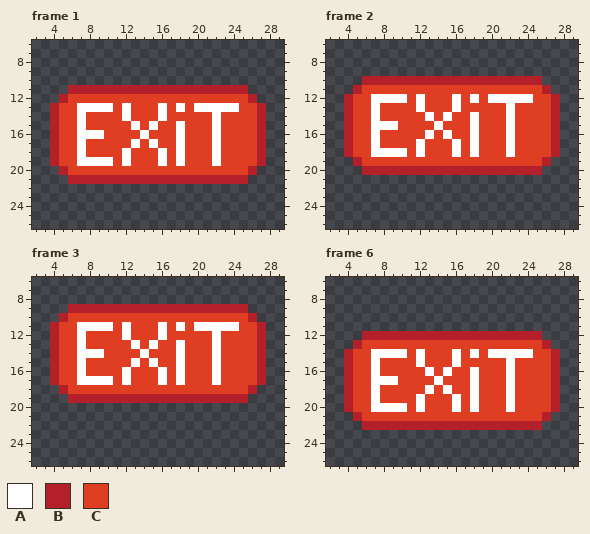
Two versions of one pixel-art file, TFG_GAME/assets/sprites/other/exit_tp.aseprite. This is how it looked before the edit.
32x32 pixels, 8 frames. Shown: frame 1: x 2..29, y 6..26; frame 2: x 2..29, y 6..26; frame 3: x 2..29, y 6..26; frame 6: x 2..29, y 6..26. The commit also changed other frames, which this record leaves out.
Palette (. is transparent): A #ffffff  B #b4202a  C #df3e23
Pixels before, frame 1, first column x 4:
11 ..BBBBBBBBBBBBBBBBBBBB..
12 .BCCCCCCCCCCCCCCCCCCCCB.
13 BCCAAAACACCCACACAAAAACCB
14 BCCACCCCACCCACCCCCACCCCB
15 BCCACCCCCACACCACCCACCCCB
16 BCCAAACCCCACCCACCCACCCCB
17 BCCACCCCCACACCACCCACCCCB
18 BCCACCCCACCCACACCCACCCCB
19 BCCAAAACACCCACACCCACCCCB
20 .BCCCCCCCCCCCCCCCCCCCCB.
21 ..BBBBBBBBBBBBBBBBBBBB..
Pixels before, frame 2, first column x 4:
10 ..BBBBBBBBBBBBBBBBBBBB..
11 .BCCCCCCCCCCCCCCCCCCCCB.
12 BCCAAAACACCCACACAAAAACCB
13 BCCACCCCACCCACCCCCACCCCB
14 BCCACCCCCACACCACCCACCCCB
15 BCCAAACCCCACCCACCCACCCCB
16 BCCACCCCCACACCACCCACCCCB
17 BCCACCCCACCCACACCCACCCCB
18 BCCAAAACACCCACACCCACCCCB
19 .BCCCCCCCCCCCCCCCCCCCCB.
20 ..BBBBBBBBBBBBBBBBBBBB..
Pixels before, frame 3, first column x 4:
 9 ..BBBBBBBBBBBBBBBBBBBB..
10 .BCCCCCCCCCCCCCCCCCCCCB.
11 BCCAAAACACCCACACAAAAACCB
12 BCCACCCCACCCACCCCCACCCCB
13 BCCACCCCCACACCACCCACCCCB
14 BCCAAACCCCACCCACCCACCCCB
15 BCCACCCCCACACCACCCACCCCB
16 BCCACCCCACCCACACCCACCCCB
17 BCCAAAACACCCACACCCACCCCB
18 .BCCCCCCCCCCCCCCCCCCCCB.
19 ..BBBBBBBBBBBBBBBBBBBB..
Pixels before, frame 6, first column x 4:
12 ..BBBBBBBBBBBBBBBBBBBB..
13 .BCCCCCCCCCCCCCCCCCCCCB.
14 BCCAAAACACCCACACAAAAACCB
15 BCCACCCCACCCACCCCCACCCCB
16 BCCACCCCCACACCACCCACCCCB
17 BCCAAACCCCACCCACCCACCCCB
18 BCCACCCCCACACCACCCACCCCB
19 BCCACCCCACCCACACCCACCCCB
20 BCCAAAACACCCACACCCACCCCB
21 .BCCCCCCCCCCCCCCCCCCCCB.
22 ..BBBBBBBBBBBBBBBBBBBB..
After the commit:
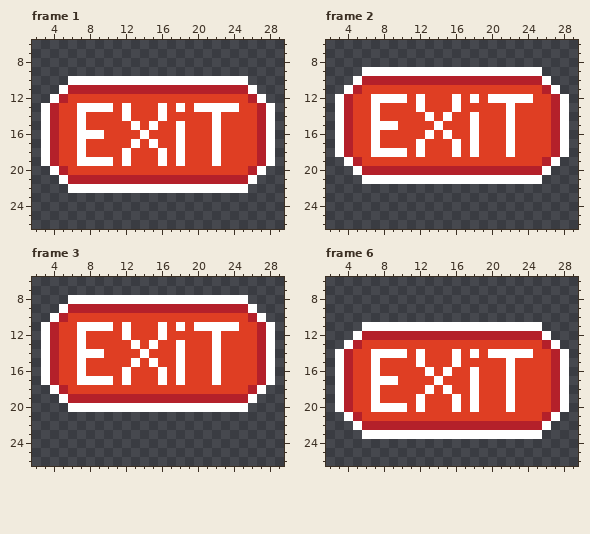
Edits made:
Changed rows in their new state; - is an unchanged pixel.
Frame 1:
first column x 3:
10 ---AAAAAAAAAAAAAAAAAAAA---
11 --A--------------------A--
12 -A----------------------A-
13 A------------------------A
14 A------------------------A
15 A------------------------A
16 A------------------------A
17 A------------------------A
18 A------------------------A
19 A------------------------A
20 -A----------------------A-
21 --A--------------------A--
22 ---AAAAAAAAAAAAAAAAAAAA---
Frame 2:
first column x 3:
 9 ---AAAAAAAAAAAAAAAAAAAA---
10 --A--------------------A--
11 -A----------------------A-
12 A------------------------A
13 A------------------------A
14 A------------------------A
15 A------------------------A
16 A------------------------A
17 A------------------------A
18 A------------------------A
19 -A----------------------A-
20 --A--------------------A--
21 ---AAAAAAAAAAAAAAAAAAAA---
Frame 3:
first column x 3:
 8 ---AAAAAAAAAAAAAAAAAAAA---
 9 --A--------------------A--
10 -A----------------------A-
11 A------------------------A
12 A------------------------A
13 A------------------------A
14 A------------------------A
15 A------------------------A
16 A------------------------A
17 A------------------------A
18 -A----------------------A-
19 --A--------------------A--
20 ---AAAAAAAAAAAAAAAAAAAA---
Frame 6:
first column x 3:
11 ---AAAAAAAAAAAAAAAAAAAA---
12 --A--------------------A--
13 -A----------------------A-
14 A------------------------A
15 A------------------------A
16 A------------------------A
17 A------------------------A
18 A------------------------A
19 A------------------------A
20 A------------------------A
21 -A----------------------A-
22 --A--------------------A--
23 ---AAAAAAAAAAAAAAAAAAAA---
Changed places in both pictures, as pixel boxes (x1, y1, x2, y2):
added: (41, 76, 275, 193)
added: (335, 67, 569, 184)
added: (41, 295, 275, 412)
added: (335, 322, 569, 439)
